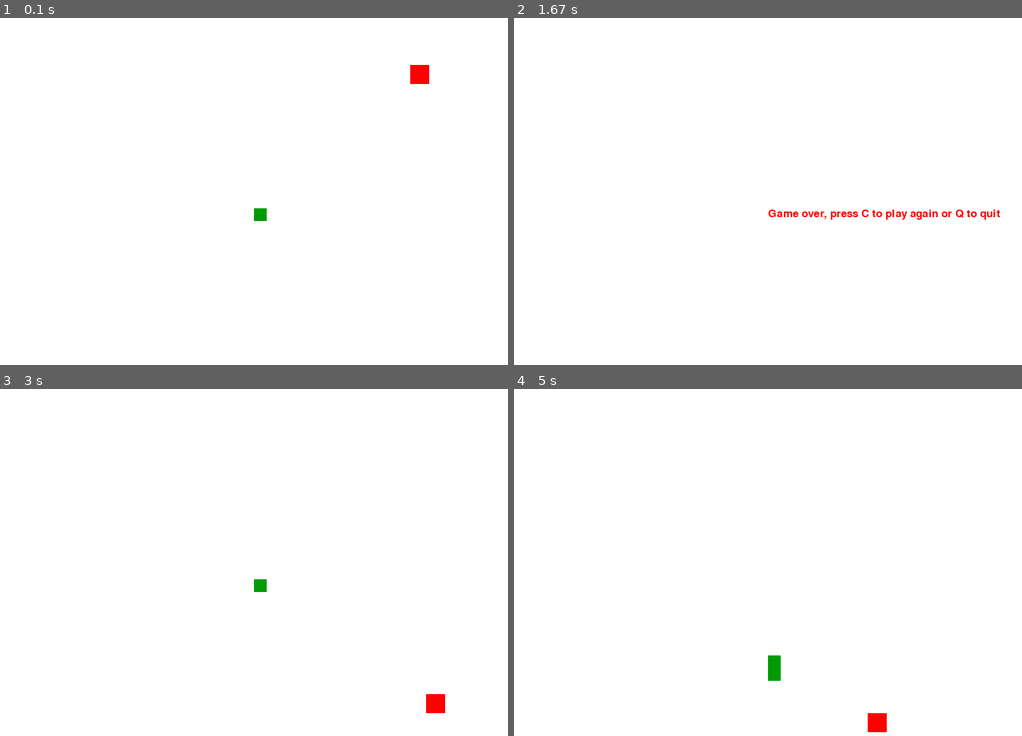
Above: before the commit, frames 1-4 (two rows, left to right).
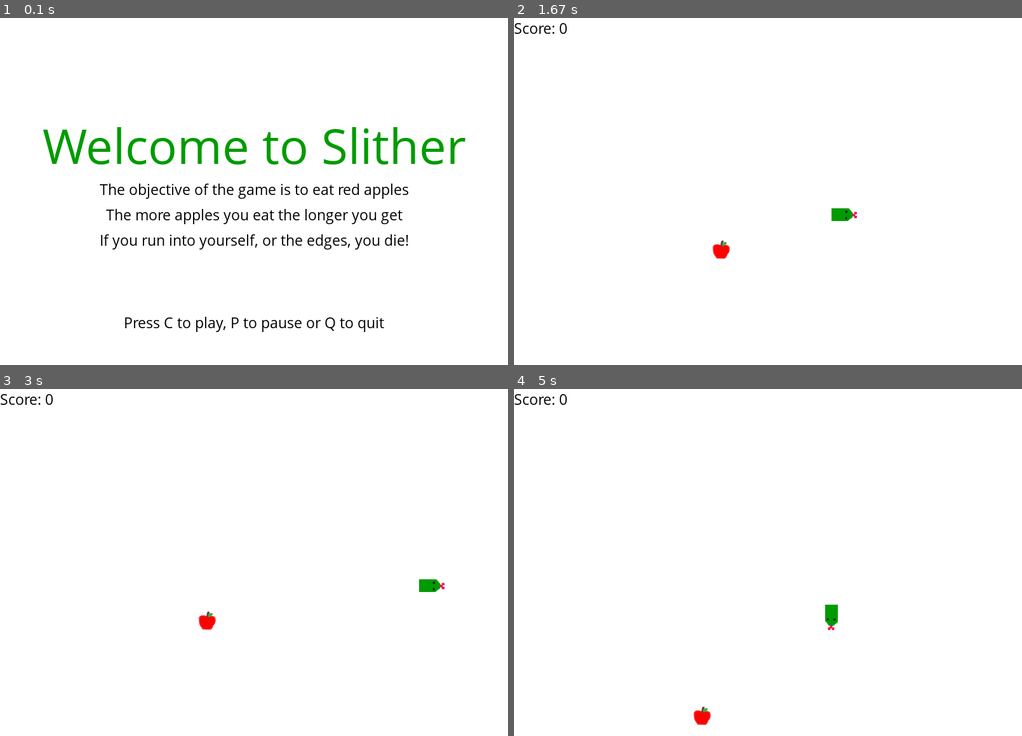
Above: after the commit, the same moments.

Repository: ayoadepitan/pygame-start
Game: pygame game, started from main.py
Same seed, same stepped clock (60 frames per second), same inputs: the game is played once before the commit and once after it.
Inputs:
- Up to frame 1 (0.1 s): no input
- Up to frame 2 (1.67 s): tap C at 0.33 s; hold P 0.67-1.13 s; hold Right 0.67-1.13 s; hold C 1.17-1.63 s
- Up to frame 3 (3 s): hold P 1.67-2.13 s; hold Right 1.67-2.13 s; tap C at 2.17 s
- Up to frame 4 (5 s): hold Up 3.2-3.67 s; tap C at 3.35, 4.27, 4.57, 4.92 s; hold Right 3.7-4.17 s; hold Down from 4.77 s (still down)

The runs differ from the first frame. In frame 1, 5.1% of the frame differs, in the area x 8-92%, y 13-91%; in frame 2, 0.8%; in frame 3, 0.7%; in frame 4, 0.8%.

Commit message:
Finished Snake Game

Diff:
--- a/main.py
+++ b/main.py
@@ -20,43 +20,138 @@
 game_display = pygame.display.set_mode((display_width, display_height))
 pygame.display.set_caption('Slither')
 
+icon = pygame.image.load('apple.png')
+pygame.display.set_icon(icon)
+
+img = pygame.image.load('snakehead.png')
+apple_img = pygame.image.load('apple.png')
 
 clock = pygame.time.Clock()
 
+apple_thickness = 30
 block_size = 20
-FPS = 30
-
-font = pygame.font.SysFont(None, 25)
+FPS = 15
+
+direction = "right"
+
+small_font = pygame.font.SysFont("comicsansms", 25)
+med_font = pygame.font.SysFont("comicsansms", 50)
+large_font = pygame.font.SysFont("comicsansms", 80)
+
+def pause():
+    paused = True
+
+    while paused:
+        for event in pygame.event.get():
+            if event.type == pygame.QUIT:
+                pygame.quit()
+                quit()
+
+            if event.type == pygame.KEYDOWN:
+                if event.key == pygame.K_c:
+                    paused = False
+                if event.key == pygame.K_q:
+                    pygame.quit()
+                    quit()
+
+        game_display.fill(white)
+        message_to_screen("Paused", black, -100, size="large")
+        message_to_screen("Press C to continue or Q to quit", black)
+
+        pygame.display.update()
+        clock.tick(5)
+
+def score(score):
+    text = small_font.render('Score: ' + str(score), True, black)
+    game_display.blit(text, [0,0])
+
+def rand_apple_gen():
+    randAppleX = round(random.randrange(0, display_width-apple_thickness)/10.0)*10.0
+    randAppleY = round(random.randrange(0, display_height-apple_thickness)/10.0)*10.0
+
+    return randAppleX, randAppleY
+
+def game_intro():
+    intro = True
+
+    while intro:
+        for event in pygame.event.get():
+            if event.type == pygame.QUIT:
+                pygame.quit()
+                quit()
+
+            if event.type == pygame.KEYDOWN:
+                if event.key == pygame.K_c:
+                    intro = False
+                if event.key == pygame.K_q:
+                    pygame.quit()
+                    quit()
+
+        game_display.fill(white)
+        message_to_screen("Welcome to Slither", green, -100, "large")
+        message_to_screen("The objective of the game is to eat red apples", black, -30)
+        message_to_screen("The more apples you eat the longer you get", black, 10)
+        message_to_screen("If you run into yourself, or the edges, you die!", black, 50)
+        message_to_screen("Press C to play, P to pause or Q to quit", black, 180)
+
+        pygame.display.update()
 
 def snake(block_size, snake_list):
-    for XnY in snake_list:
+    if direction == "right":
+        head = pygame.transform.rotate(img, 270)
+    if direction == "left":
+        head = pygame.transform.rotate(img, 90)
+    if direction == "up":
+        head = img
+    if direction == "down":
+        head = pygame.transform.rotate(img, 180)
+
+    game_display.blit(head, (snake_list[-1][0], snake_list[-1][1]))
+
+    for XnY in snake_list[:-1]:
         pygame.draw.rect(game_display, green, [XnY[0],XnY[1],block_size,block_size])
 
-def message_to_screen(msg, color):
-    screen_text = font.render(msg, True, color)
-    game_display.blit(screen_text, [display_width/2, display_height/2])
+def text_objects(text, color, size):
+    if size == "small":
+        text_surface = small_font.render(text, True, color)
+    elif size == "medium":
+        text_surface = med_font.render(text, True, color)
+    elif size == "large":
+        text_surface = large_font.render(text, True, color)
+
+    return text_surface, text_surface.get_rect()
+
+
+
+def message_to_screen(msg, color, y_displace=0, size="small"):
+    text_surf, text_rect = text_objects(msg, color, size)
+    text_rect.center = (display_width / 2),  (display_height / 2) + y_displace
+    game_display.blit(text_surf, text_rect)
 
 
 def gameLoop():
+    global direction
+
+    direction = 'right'
     game_exit = False
     game_over = False
 
     lead_x = display_width/2
     lead_y = display_height/2
 
-    lead_x_change = 0
+    lead_x_change = 10
     lead_y_change = 0
 
     snake_list = []
     snake_length = 1
 
-    randAppleX = round(random.randrange(0, display_width-block_size))#/10.0)*10.0
-    randAppleY = round(random.randrange(0, display_height-block_size))#/10.0)*10.0
+    randAppleX, randAppleY = rand_apple_gen()
 
     while not game_exit:
         while game_over == True:
             game_display.fill(white)
-            message_to_screen("Game over, press C to play again or Q to quit", red)
+            message_to_screen("Game over", red, -50, size="large")
+            message_to_screen("Press C to play again or Q to quit", black, 50, size="medium")
             pygame.display.update()
 
             for event in pygame.event.get():
@@ -75,17 +170,23 @@
                 game_exit = True
             if event.type == pygame.KEYDOWN:
                 if event.key == pygame.K_LEFT:
+                    direction = "left"
                     lead_x_change = -block_size
                     lead_y_change = 0
                 elif event.key == pygame.K_RIGHT:
+                    direction = "right"
                     lead_x_change = block_size
                     lead_y_change = 0
                 elif event.key == pygame.K_UP:
+                    direction = "up"
                     lead_y_change = -block_size
                     lead_x_change = 0
                 elif event.key == pygame.K_DOWN:
+                    direction = "down"
                     lead_y_change = block_size
                     lead_x_change = 0
+                elif event.key == pygame.K_p:
+                    pause()
 
         if lead_x >= display_width or lead_x < 0 or lead_y >= display_height or lead_y < 0:
             game_over = True
@@ -96,8 +197,9 @@
 
         game_display.fill(white)
 
-        apple_thickness = 30
-        pygame.draw.rect(game_display, red, [randAppleX, randAppleY, apple_thickness, apple_thickness])
+        # pygame.draw.rect(game_display, red, [randAppleX, randAppleY, apple_thickness, apple_thickness])
+
+        game_display.blit(apple_img, (randAppleX, randAppleY))
 
         snake_head = []
         snake_head.append(lead_x)
@@ -112,21 +214,19 @@
             if each_segment == snake_head:
                 game_over = True
 
+        score(snake_length-1)
+
         pygame.display.update()
-
-        # if lead_x >=randAppleX and lead_x <= randAppleX + apple_thickness:
-        #     if lead_y >=randAppleY and lead_y <= randAppleY + apple_thickness:
-        #         randAppleX = round(random.randrange(0, display_width-block_size)/10.0)*10.0
-        #         randAppleY = round(random.randrange(0, display_height-block_size)/10.0)*10.0
-        #         snake_length += 1
 
         if lead_x > randAppleX and lead_x < randAppleX + apple_thickness or lead_x + block_size > randAppleX and lead_x + block_size < randAppleX + apple_thickness:
             if lead_y > randAppleY and lead_y < randAppleY + apple_thickness or lead_y + block_size > randAppleY and lead_y + block_size < randAppleY + apple_thickness:
-                print("xyyy")
+                randAppleX, randAppleY = rand_apple_gen()
+                snake_length += 1
 
         clock.tick(FPS)
 
     pygame.quit()
     quit()
 
+game_intro()
 gameLoop()
Binary file added: apple.png
Binary file added: snakehead.png
